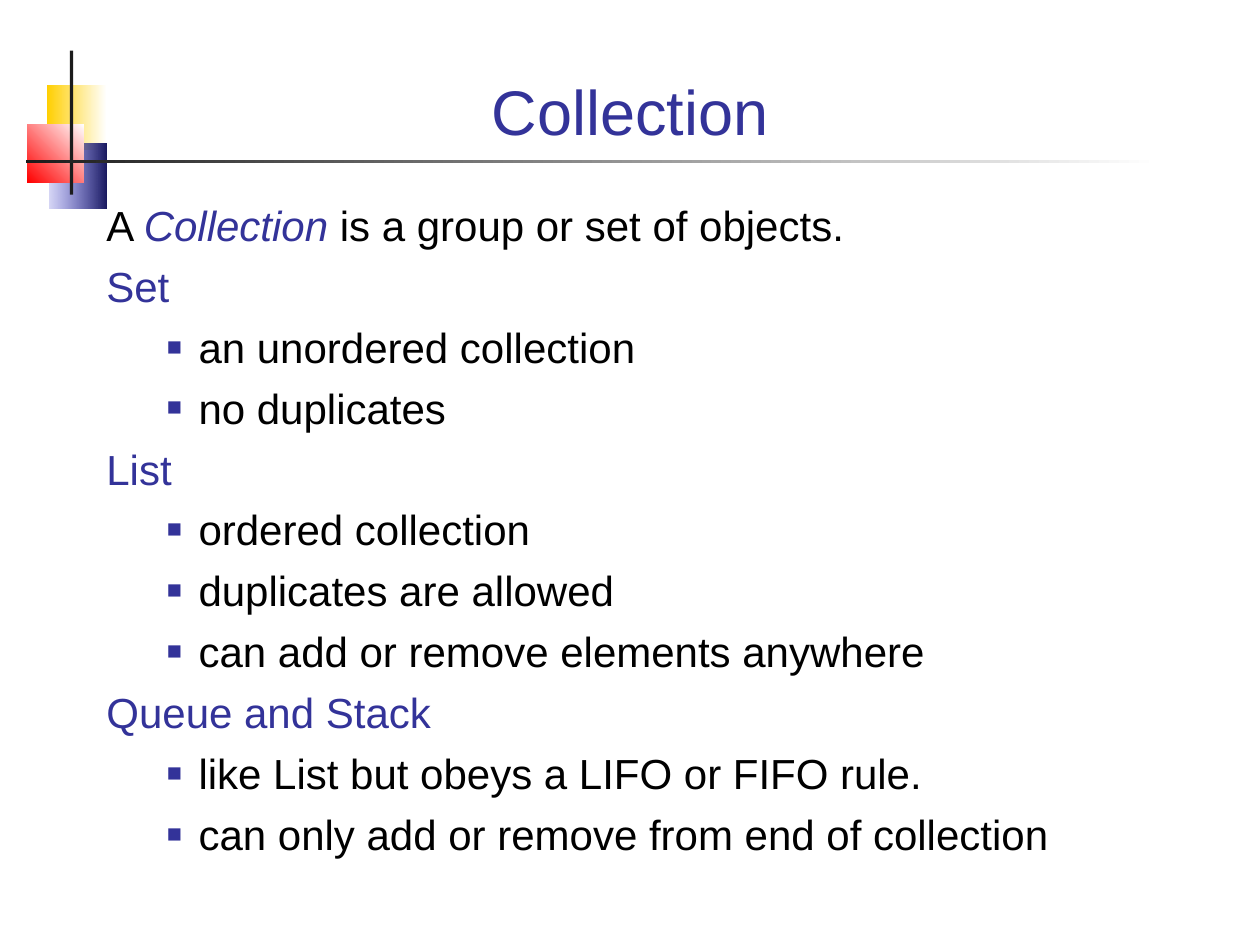
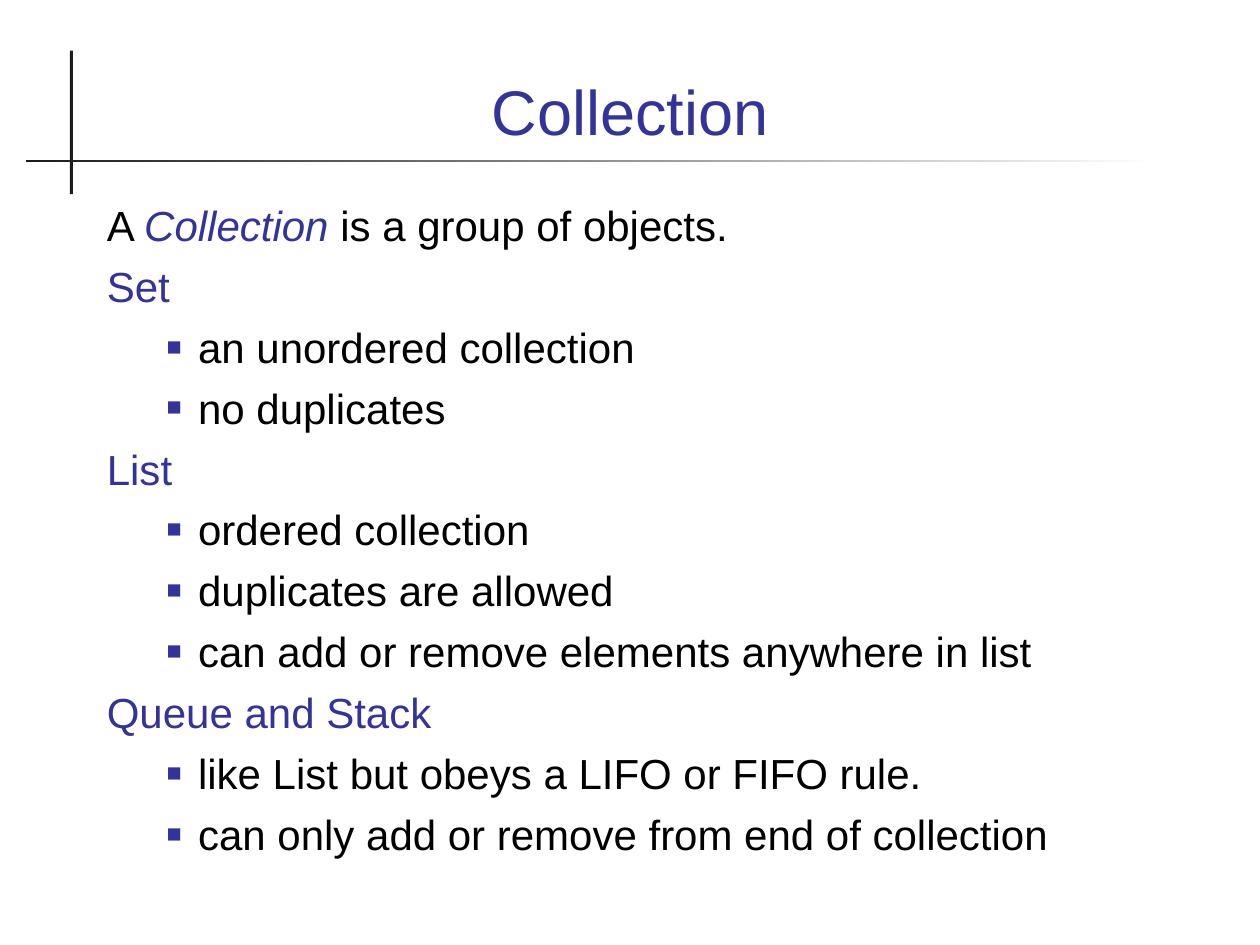
Before and after one commit to skeoop/skeoop.github.io, a slide deck: slide 2 of week3/Collections.ppt. Drawn at 1260x945 pixels with LibreOffice and Linux fonts; fonts in the diff are those of the drawing. Boxes give left, top, right and bottom in pixels: in the first picture for what was removed or moved away, otherwise in the second. Text is boxed around its words. In the diff, an @@ line names an element or a change of style, - is before the commit and + after.

```diff
--- a/week3/Collections.ppt
+++ b/week3/Collections.ppt
@@ rectangle removed at (47,84,106,150) @@
@@ rectangle removed at (28,125,84,183) @@
@@ rectangle removed at (49,144,106,209) @@
@@ text at (107,210,728,249): text changed @@
-A Collection is a group or set of objects.
+A Collection is a group of objects.
@@ text at (198,636,1031,676): text changed @@
-  ■ can add or remove elements anywhere
+  ■ can add or remove elements anywhere in list
```
Also in this commit, not shown: 35 other slides changed, 18 other files.
